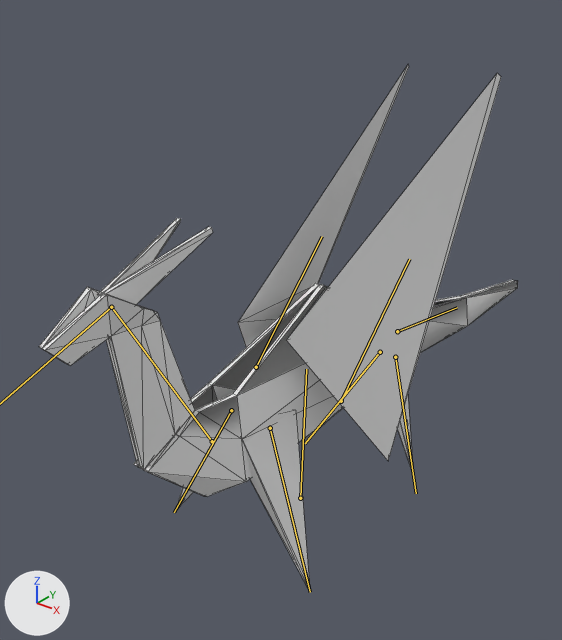
An edit to the glTF model Import/Paper/Crane/Dragon_8_Correct.glb, drawn before and after from the same camera.
One viewpoint serves both versions: a 50 mm lens placed at (0.724, -0.963, 0.959), pointed at (-0.118, 0.09, 0.306). Lighting does not change. The marker at lower left points along +X, +Y and +Z. Both versions are drawn at frame 24 of the action 'Dragon_Paper_8_Correct_Start'; the numbers are the values there. The bones that bend it are drawn over the model as lines. Mesh edges are drawn as thin lines.

In view in the first picture: 'Dragon_Paper_8'.
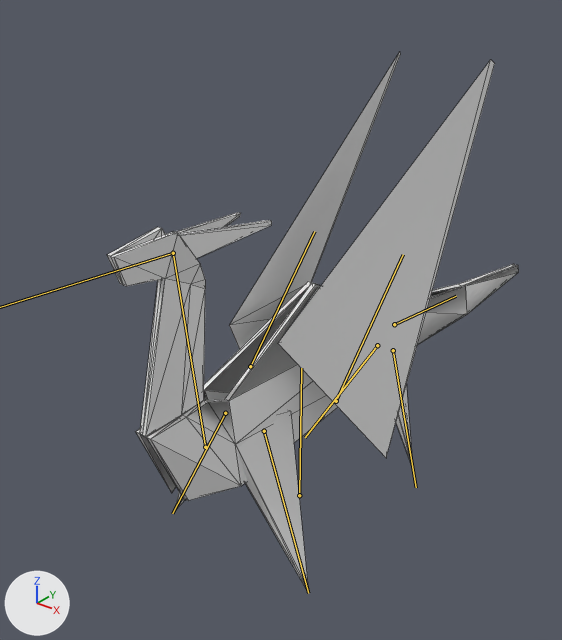
Boxes (x1, y1, x2, y2) around the edits, measured in the pictures (562 x 640 px):
'Dragon_Paper_8', posed (14% narrower)
    before: (39, 65, 518, 588)
    after: (107, 52, 519, 589)
bone 'Root', root to tip
    before: (300, 498) to (306, 369)
    after: (299, 495) to (301, 368)
bone 'neck', root to tip
    before: (212, 441) to (111, 307)
    after: (205, 447) to (173, 253)

Patch to the scene script:
```diff
--- a/Import/Paper/Crane/Dragon_8_Correct.glb.py
+++ b/Import/Paper/Crane/Dragon_8_Correct.glb.py
@@ bone_root @@
 bone_root = bpy.data.objects['Dragon_Armature_8'].pose.bones['Root']
-bone_root.location = (0.0, -0.008, -0.004)
-bone_root.rotation_quaternion = (-1.0, 0.022, 0.0, 0.0)  # degrees (-3, 0, 0)
+bone_root.location = (0.0, 0.0, 0.0)
+bone_root.rotation_quaternion = (-1.0, 0.001, 0.0, 0.0)  # degrees (0, 0, 0)
@@ bone_neck @@
 bone_neck = bpy.data.objects['Dragon_Armature_8'].pose.bones['neck']  # child of 'Root'
-bone_neck.rotation_quaternion = (0.977, 0.215, 0.0, 0.0)  # degrees (25, 0, 0)
+bone_neck.rotation_quaternion = (1.0, 0.0, 0.0, 0.0)  # degrees (0, 0, 0)
```
